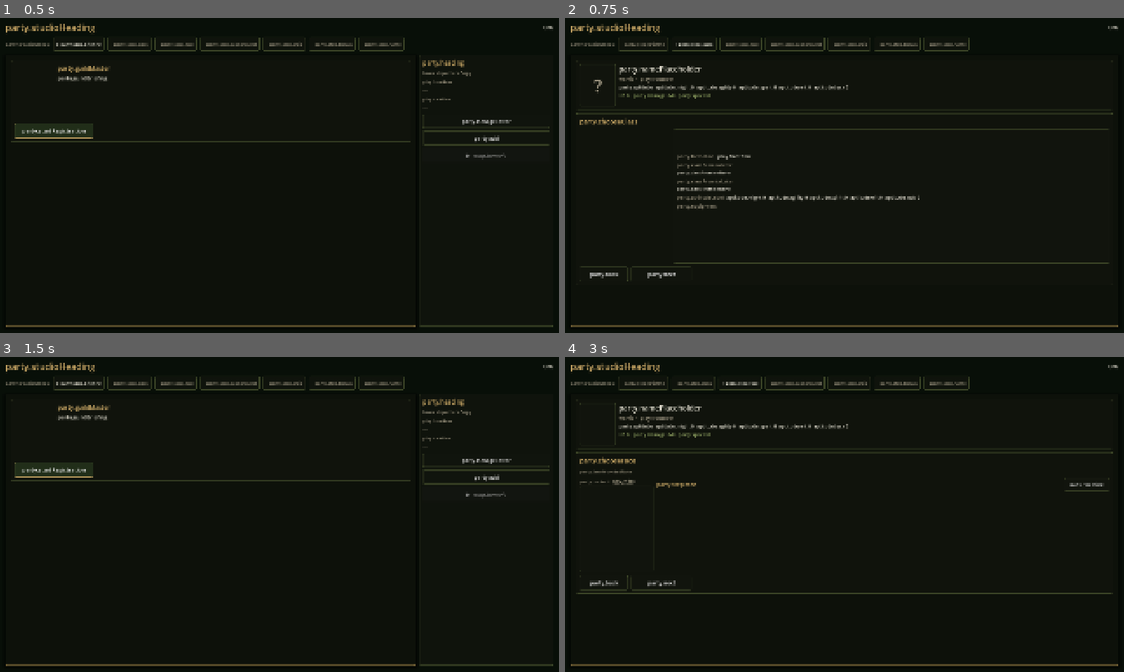
Above: before the commit, frames 1-4 (two rows, left to right).
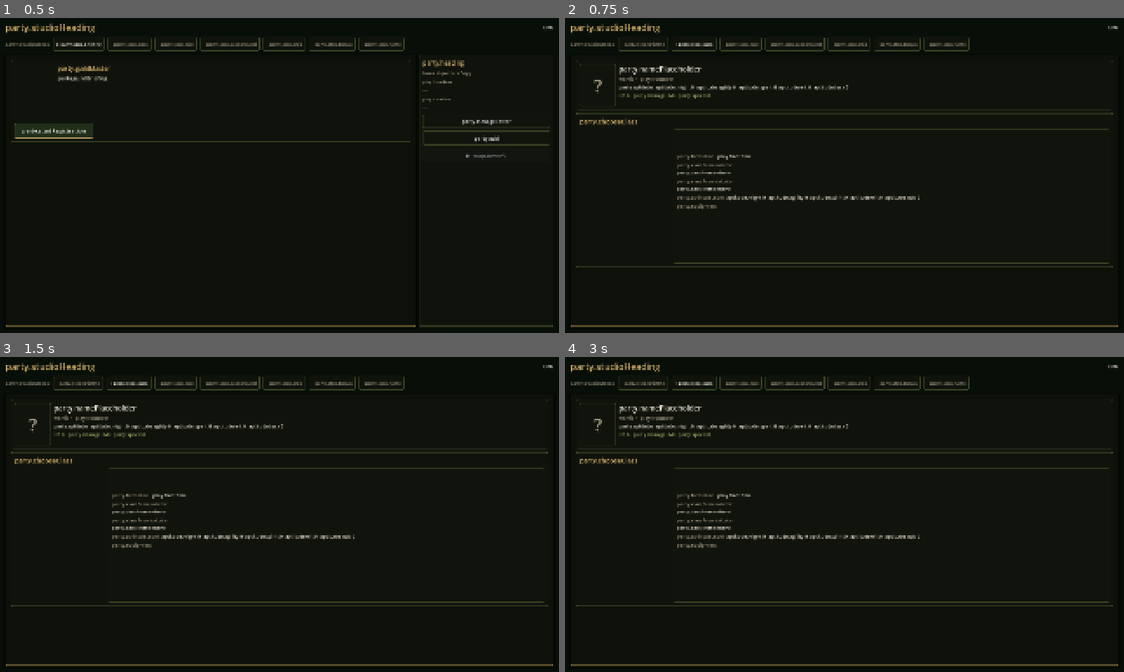
Above: after the commit, the same moments.

Repository: kino-6/black-stela
Game: Godot game, scene res://scenes/guild.tscn
Same seed, same stepped clock (60 frames per second), same inputs: the game is played once before the commit and once after it. This scene is started directly instead of the project's main scene.
Inputs (mouse positions are in pixels of both pictures, inside the frame that each line leads up to):
- Up to frame 1 (0.5 s): no input
- Up to frame 2 (0.75 s): click "party.startRegistration" at 0.5 s
- Up to frame 3 (1.5 s): click (39, 612) at 1.25 s, where only the run before the commit has a clickable "party.back"
- Up to frame 4 (3 s): click (620, 470) at 2 s, where only the run before the commit has a clickable "party.startRegistration"; click (660, 612) at 2.75 s, where only the run before the commit has a clickable "party.next"

Frame 1 is identical in both runs. In frame 2, 0.5% of the frame differs, in the area x 1-99%, y 78-84%; in frame 3, 5.7%, in the area x 1-99%, y 6-99%; in frame 4, 3.2%.

Commit message:
feat(guild): the class step advances on selection; harden controller cursor (playtest)
Confirming a calling in the class list now PICKS it AND advances to 顔 — the class step has
no 次へ/戻る (playtest: "職業選択したら次に進めばいい"). Both the Godot port (guild.gd _confirm_class)
and the React truth-gate (App.tsx class-option onClick). Back is the always-visible stepper, or
Esc — kept working by a hidden data-controller-cancel target so a controller is never stuck,
without putting a button on the screen or in the focus ring. Manifest drops party.next/back from
guild-class; e2e confirms a class instead of clicking Next.

Landing it surfaced (and this fixes) a PRE-EXISTING controller-focus race: after a re-render the
default-focus rescue (focusFirstControllerChoice, run on a rAF) snapped the cursor to the screen's
first control — in town that is 迷宮に入る, so a stray Confirm descended by accident. It now RESTORES
the cursor onto the same logical control by stable identity (testid / accessible name) before falling
back to the default; a real transition still lands on the intended default. The e2e helper
focusControllerButton also settles a frame and re-confirms the target before returning. controller.spec
was ~1-in-5 flaky under --workers=1; now 0/10 with the class-step's longer test 1.

Co-Authored-By: Claude Opus 4.8 <noreply@anthropic.com>

Diff:
--- a/godot/gates/ux-parity-manifest.json
+++ b/godot/gates/ux-parity-manifest.json
@@ -3700,11 +3700,9 @@
       "requiredKeys": [
         "party.chooseClass",
         "party.aptitude",
-        "party.creationSteps",
-        "party.next",
-        "party.back"
+        "party.creationSteps"
       ],
-      "notes": "Bounded class list beside a STABLE detail pane. Starting gear is named from the catalog — a raw id ('militia-sabre') in normal play is a gate failure."
+      "notes": "Bounded class list beside a STABLE detail pane. Confirming a calling advances — no 次へ/戻る on this step (playtest). Starting gear is named from the catalog — a raw id ('militia-sabre') in normal play is a gate failure."
     },
     {
       "id": "guild-face",
--- a/godot/scripts/guild.gd
+++ b/godot/scripts/guild.gd
@@ -286,12 +286,13 @@
 	body.size_flags_vertical = Control.SIZE_EXPAND_FILL
 	col.add_child(body)
 
-	# The bounded list. Focus IS the cursor: moving onto a calling reads it into the pane beside it, so
-	# the player compares by moving rather than by committing.
+	# The bounded list. Focus IS the cursor: moving onto a calling reads it into the pane beside it, so the
+	# player compares by MOVING (the detail follows), and CONFIRMING a calling is what advances — there is no
+	# separate 次へ on this step (playtest). Back is the stepper above and Cancel.
 	var list := UI.col(2)
 	for class_def in _data.get("classes", []):
 		var id := String(class_def.get("id", ""))
-		var b := UI.button("%s   %s" % [_class_label(id), _row_label(String(class_def.get("rowPreference", "front")))], func(): _select_class(id), Vector2(280, 34), 16)
+		var b := UI.button("%s   %s" % [_class_label(id), _row_label(String(class_def.get("rowPreference", "front")))], func(): _confirm_class(id), Vector2(280, 34), 16)
 		b.alignment = HORIZONTAL_ALIGNMENT_LEFT
 		b.focus_entered.connect(func(): _select_class(id))
 		if id == String(_draft.get("classId", "")):
@@ -334,7 +335,7 @@
 	detail_pane.size_flags_horizontal = Control.SIZE_EXPAND_FILL
 	body.add_child(UI.grow(UI.card(detail_pane)))
 
-	col.add_child(_flow_actions("briefing", "face"))
+	# No 次へ/戻る here: confirming a calling in the list IS the advance (playtest). Back is the stepper + Cancel.
 	return UI.card(col)
 
 
@@ -676,6 +677,11 @@
 	_draft["classId"] = id
 	_rebuild()
 
+## Confirming a calling in the list picks it AND advances to 顔 — the class step has no separate 次へ (playtest).
+func _confirm_class(id: String) -> void:
+	_draft["classId"] = id
+	_goto("face")
+
 func _select_background(id: String) -> void:
 	_draft["backgroundId"] = id
 	_focus_key = "bg:%s" % id
Not shown, changed: src/App.tsx
Not shown, changed: src/ui/controllerFocus.ts
Not shown, changed: tests/e2e/character-creation.spec.ts
Not shown, changed: tests/e2e/character-presence.spec.ts
Not shown, changed: tests/e2e/controller.spec.ts
Not shown, changed: tests/e2e/helpers.ts
Not shown, changed: tests/e2e/improve-009-011.spec.ts
Not shown, changed: tests/e2e/screenshot-review.spec.ts
